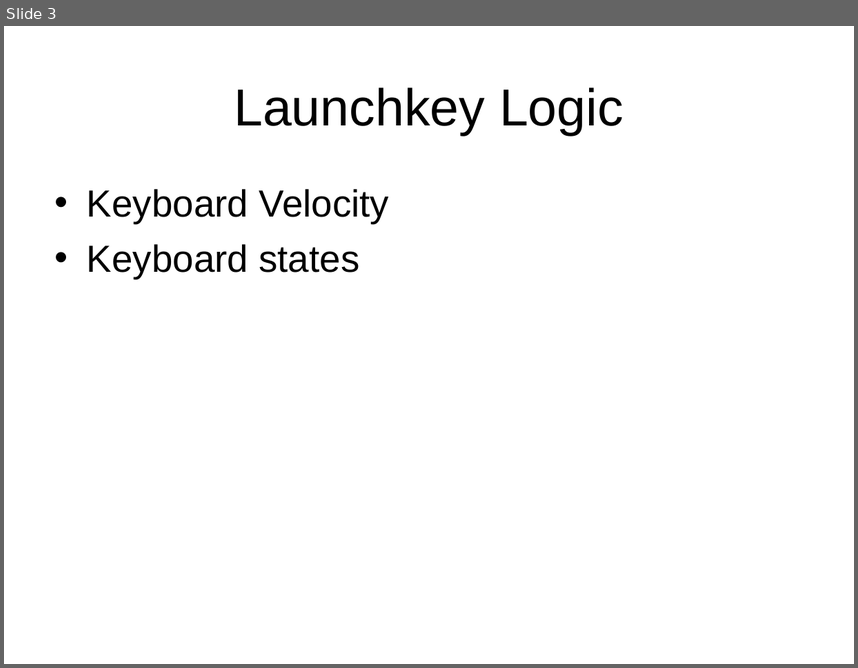
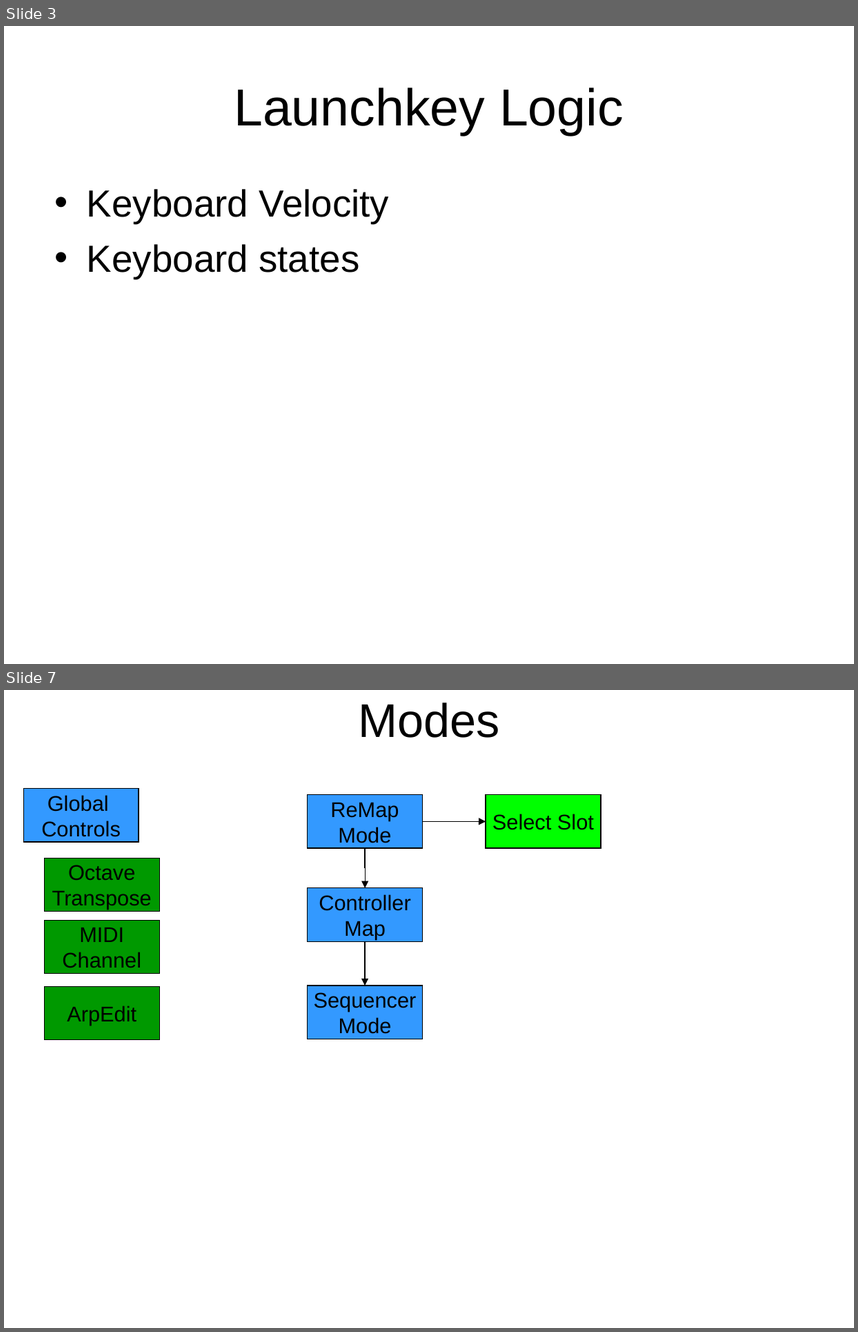
Before and after one commit to AdrianGin/pic-source, a slide deck: NovationLaunchkey/res/TechDiagram.ppt. Shown one above the other, each under a label of ours: slide 3 before the commit, slides 3 and 7 after it; the slides between them are not shown. The pictures are 858x668 and 858x1332 pixels, drawn with LibreOffice and Linux fonts; fonts in the diff are those of the drawing. Boxes give left, top, right and bottom in pixels: in the first picture for what was removed or moved away, otherwise in the second. Text is boxed around its words. In the diff, an @@ line names an element or a change of style, - is before the commit and + after.

```diff
--- a/NovationLaunchkey/res/TechDiagram.ppt
+++ b/NovationLaunchkey/res/TechDiagram.ppt
@@ slide 7 added at (4, 690, 854, 1328), background #FFFFFF @@
@@ title added at (358, 702, 499, 738), 40 pt, text #000000 @@
+Modes
@@ rectangle added at (23, 789, 139, 842), fill #3399FF, outline #000000 0.74 pt, 18 pt, text #000000 @@
+Global
+Controls
@@ rectangle added at (308, 795, 422, 848), fill #3399FF, outline #000000 0.74 pt, 18 pt, text #000000 @@
+ReMap
+Mode
@@ rectangle added at (486, 795, 601, 848), fill #00FF00, outline #000000 0.74 pt, 18 pt, text #000000 @@
+Select Slot
@@ elbow arrow added from (422, 821) to (486, 822), #000000 0.74 pt @@
@@ elbow arrow added from (364, 848) to (366, 888), #000000 0.74 pt @@
@@ rectangle added at (44, 858, 159, 911), fill #009900, outline #000000 0.74 pt, 18 pt, text #000000 @@
+Octave
+Transpose
@@ rectangle added at (308, 888, 422, 942), fill #3399FF, outline #000000 0.74 pt, 18 pt, text #000000 @@
+Controller
+Map
@@ rectangle added at (44, 920, 159, 973), fill #009900, outline #000000 0.74 pt, 18 pt, text #000000 @@
+MIDI
+Channel
@@ elbow arrow added from (366, 942) to (366, 985), #000000 0.74 pt @@
@@ rectangle added at (44, 986, 159, 1039), fill #009900, outline #000000 0.74 pt, 18 pt, text #000000 @@
+ArpEdit
@@ rectangle added at (308, 985, 422, 1038), fill #3399FF, outline #000000 0.74 pt, 18 pt, text #000000 @@
+Sequencer
+Mode
```
Also in this commit, not shown: 1 slide changed, 4 other slides added, 5 other files.
